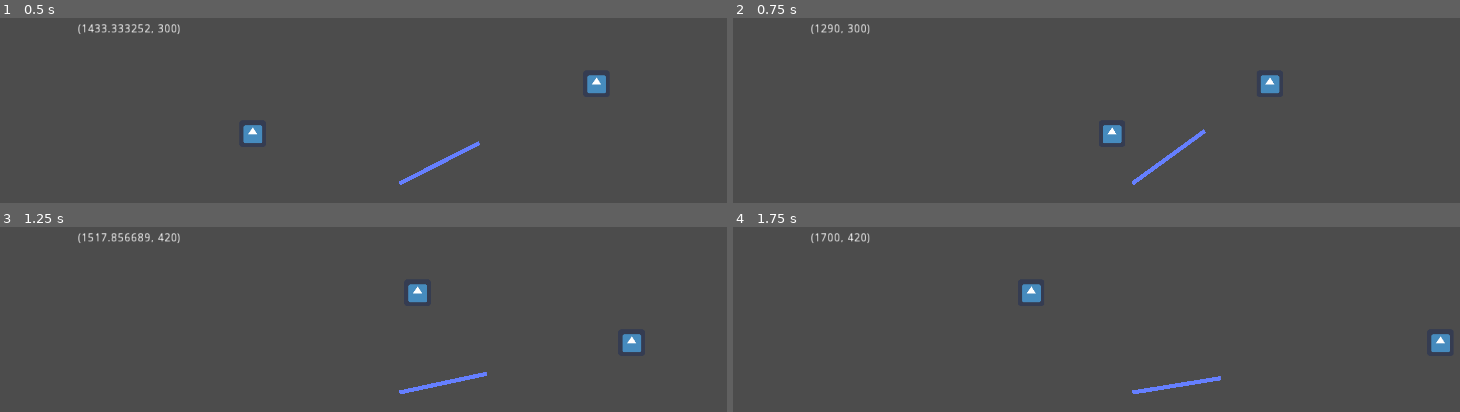
Above: before the commit, frames 1-4 (two rows, left to right).
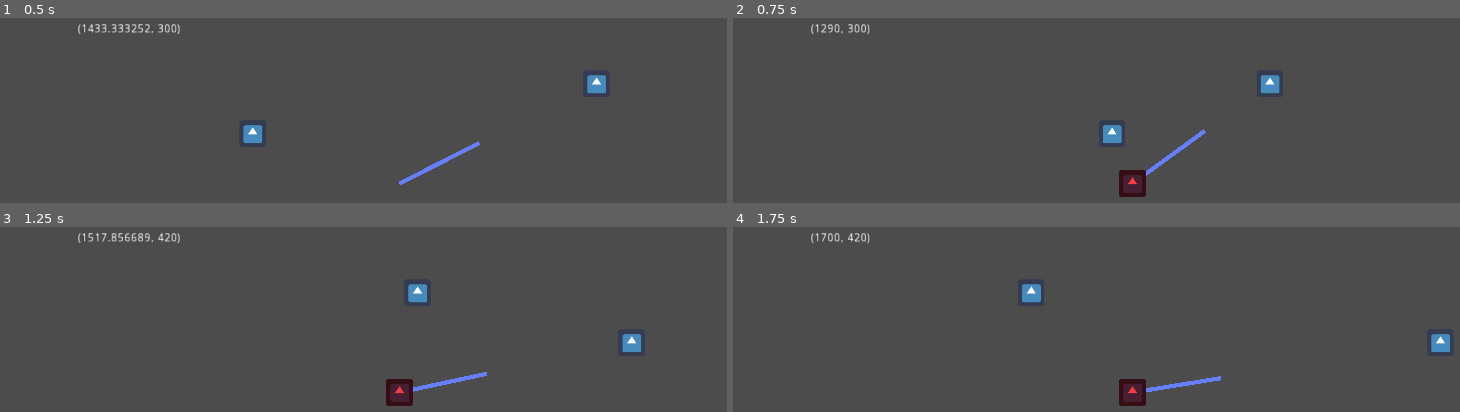
Above: after the commit, the same moments.

Repository: Boyquotes/ddat-gpf.entities
Game: Godot game, scene res://_testenv/test_entity_ability/entab_weapon/test_entab_weapon.tscn
The game is run twice, just before and just after one commit, with the same random seed, the same clock (stepped at 60 frames per second) and the same inputs. This scene is started directly instead of the project's main scene. The engine's default icon, where the game draws it, is replaced by a stand-in: a white triangle on a blue panel in a dark square.
Inputs (mouse positions are in pixels of both pictures, inside the frame that each line leads up to):
- Up to frame 1 (0.5 s): no input
- Up to frame 2 (0.75 s): tap Enter (ui_accept) at 0.5 s; move the mouse to (1307, 160) at 0.52 s; hold Right (ui_right) from 0.53 s (still down)
- Up to frame 3 (1.25 s): keep holding Right (ui_right); tap Enter (ui_accept) at 0.77 s
- Up to frame 4 (1.75 s): move the mouse to (outside the picture) at 1.27 s; release Right (ui_right) at 1.28 s; hold Down (ui_down) from 1.28 s (still down); tap Enter (ui_accept) at 1.52 s

Frame 1 is identical in both runs. In frame 2, 0.5% of the frame differs, in the area x 53-57%, y 82-97%; in frame 3, 0.5%; in frame 4, 0.5%.

Commit message:
parent assignment, signals on spawn

Diff:
--- a/src/ddat-gpf/entity_actor_system/entity_projectile/class_spawner.gd
+++ b/src/ddat-gpf/entity_actor_system/entity_projectile/class_spawner.gd
@@ -28,9 +28,22 @@
 
 ##############################################################################
 
+# on about to spawn (before joining tree/parent change, before parameters set)
+signal entity_spawning(new_entity)
+# when spawned (after in tree)
+signal entity_spawned(new_entity)
+
+# options for where to  place the newly spawned entity within the scene tree
+# end goal
+#enum SPAWN_PARENT {GLOBAL_POOL, SELF, OWNER, TREE_ROOT}
+# temp
+enum SPAWN_PARENT {TREE_ROOT}
+
 export(PackedScene) var entity_area_scene
 
 export(NodePath) var entity_path: NodePath
+
+export(SPAWN_PARENT) var entity_parent := SPAWN_PARENT.TREE_ROOT
 
 # by default the entity spawner is allowed to create ('spawn') its entity
 # by setting this value to false the entity spawner will acknowledge requests
@@ -67,16 +80,35 @@
 	if inactive_entities.empty():
 		new_entity = _new_spawn()
 	if new_entity is EntityArea:
+		emit_signal("entity_spawning", new_entity)
 		new_entity.global_position = global_position
 		#// need to add movement behaviour
 		#// need to add setup/validation for each spawner method?
 		#// stick to one spawner method?
 		new_entity.visible = true
 		print("hi")
+		_assign_entity_parent(new_entity)
+#		yield(_assign_entity_parent(new_entity), "completed")
+		emit_signal("entity_spawned", new_entity)
 	else:
 		print("fail")
 
 	#//TODO add object pooling behaviour
+
+
+func _assign_entity_parent(
+		passed_entity: EntityArea,
+		force_parent_change: bool = false
+		) -> void:
+	# if already in the tree, force a parent change
+	if passed_entity.is_inside_tree() and force_parent_change:
+		passed_entity.get_parent().call_deferred("remove_child", passed_entity)
+		yield(passed_entity, "tree_exited")
+	#
+	#//TODO finish entity parent options
+	match entity_parent:
+		SPAWN_PARENT.TREE_ROOT:
+			get_tree().root.call_deferred("add_child", passed_entity)
 
 
 # whether an entity is made inactive or active
